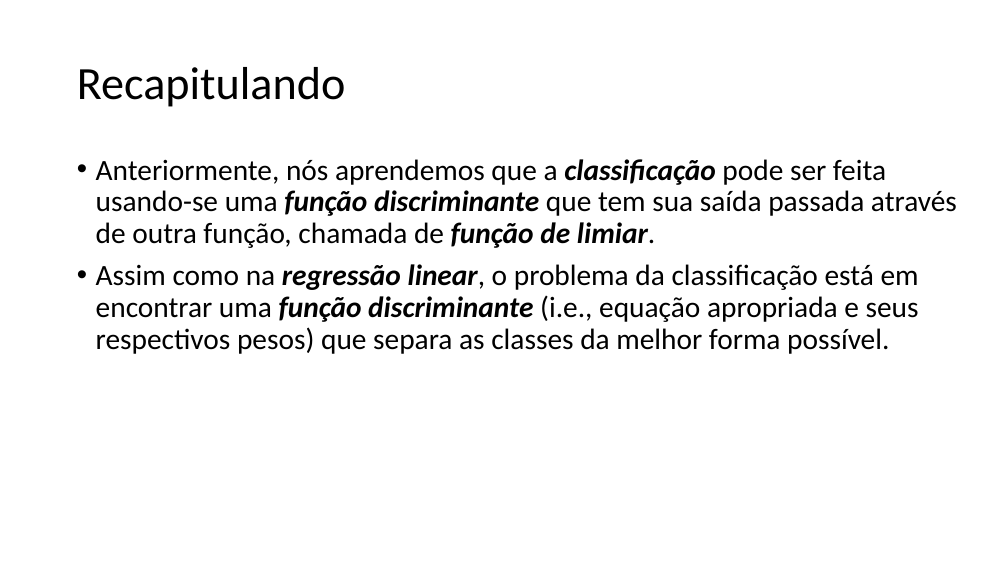
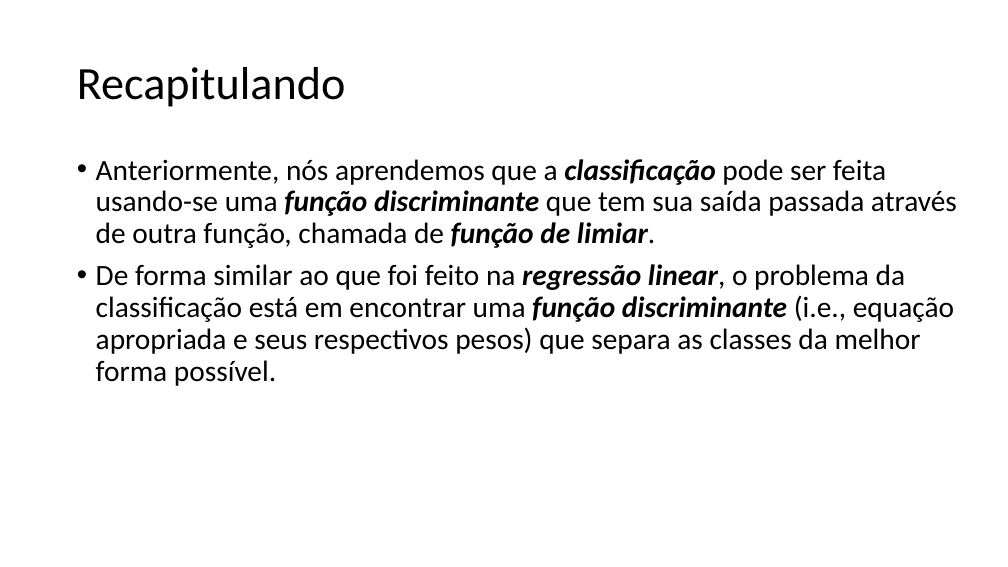
Before and after one commit to zz4fap/t320_aprendizado_de_maquina, a slide deck: slide 2 of slides/T320_Classificação (Parte III).pptx. Drawn at 1008x567 pixels with LibreOffice and Linux fonts; fonts in the diff are those of the drawing. Boxes give left, top, right and bottom in pixels: in the first picture for what was removed or moved away, otherwise in the second. Text is boxed around its words. In the diff, an @@ line names an element or a change of style, - is before the commit and + after.

Commit message:
update of slides

```diff
--- a/slides/T320_Classificação (Parte III).pptx
+++ b/slides/T320_Classificação (Parte III).pptx
@@ text at bbox=[96, 264, 954, 386]: text changed @@
-• Assim como na regressão linear, o problema da classificação está em encontrar uma função discriminante (i.e., equação apropriada e seus respectivos pesos) que separa as classes da melhor forma possível.
+• De forma similar ao que foi feito na regressão linear, o problema da classificação está em encontrar uma função discriminante (i.e., equação apropriada e seus respectivos pesos) que separa as classes da melhor forma possível.
```
Also in this commit, not shown: 2 other slides changed, 1 slide added, 1 other file.
